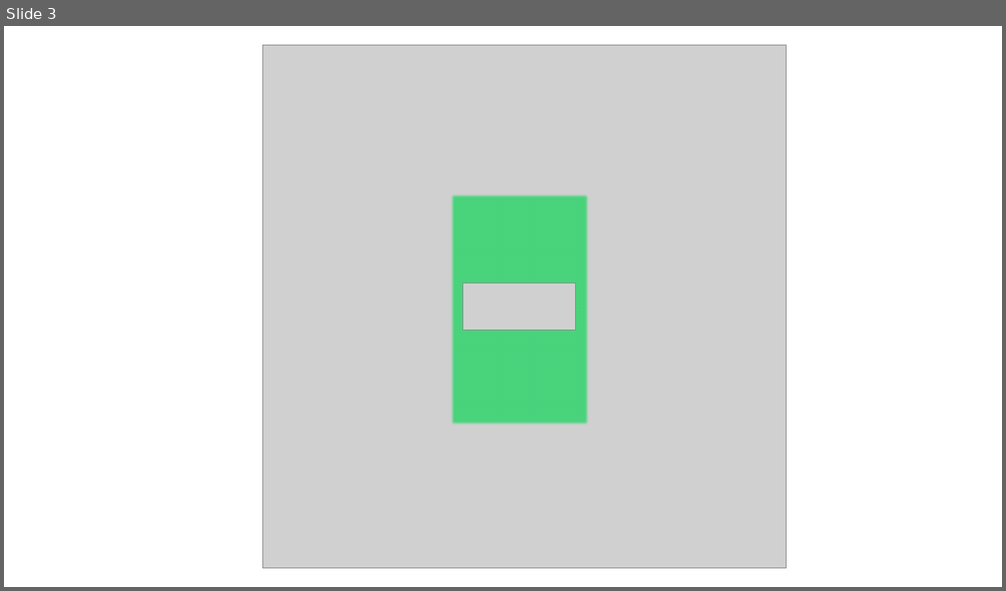
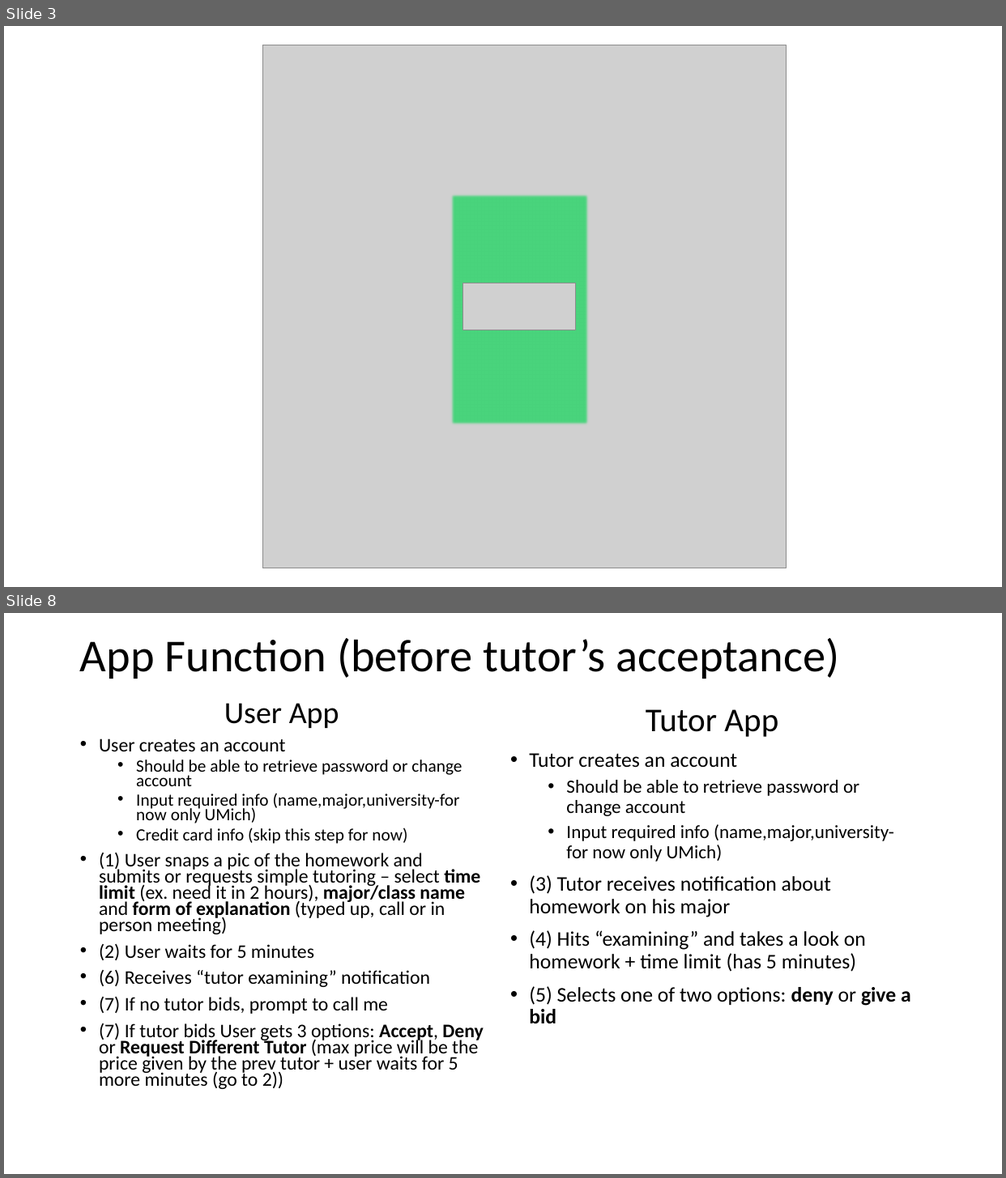
Before and after one commit to skasapis/Lysi_Website, a slide deck: Misc/icons.pptx. Shown one above the other, each under a label of ours: slide 3 before the commit, slides 3 and 8 after it; the slides between them are not shown. The pictures are 1006x591 and 1006x1178 pixels, drawn with LibreOffice and Linux fonts; fonts in the diff are those of the drawing; grey boxes stand for pictures. Boxes give left, top, right and bottom in pixels: in the first picture for what was removed or moved away, otherwise in the second. Text is boxed around its words. In the diff, an @@ line names an element or a change of style, - is before the commit and + after.

```diff
--- a/Misc/icons.pptx
+++ b/Misc/icons.pptx
@@ slide 8 added at (4, 613, 1002, 1174), background #FFFFFF @@
@@ title added at (80, 638, 840, 679), 44 pt, text #000000 @@
+App Function (before tutor’s acceptance)
@@ text added at (99, 703, 483, 1089), 18.5 pt, text #000000 @@
+User App
+• User creates an account
+  • Should be able to retrieve password or change account
+  • Input required info (name,major,university-for now only UMich)
+  • Credit card info (skip this step for now)
+• (1) User snaps a pic of the homework and submits or requests simple tutoring – select time limit (ex. need it in 2 hours), major/class name and form of explanation (typed up, call or in person meeting)
+• (2) User waits for 5 minutes
+• (6) Receives “tutor examining” notification
+• (7) If no tutor bids, prompt to call me
+• (7) If tutor bids User gets 3 options: Accept, Deny or Request Different Tutor (max price will be the price given by the prev tutor + user waits for 5 more minutes (go to 2))
@@ text added at (529, 709, 911, 1024), 20 pt, text #000000 @@
+Tutor App
+• Tutor creates an account
+  • Should be able to retrieve password or change account
+  • Input required info (name,major,university-for now only UMich)
+• (3) Tutor receives notification about homework on his major
+• (4) Hits “examining” and takes a look on homework + time limit (has 5 minutes)
+• (5) Selects one of two options: deny or give a bid
```
Also in this commit, not shown: 13 other slides added, 3 other files.
